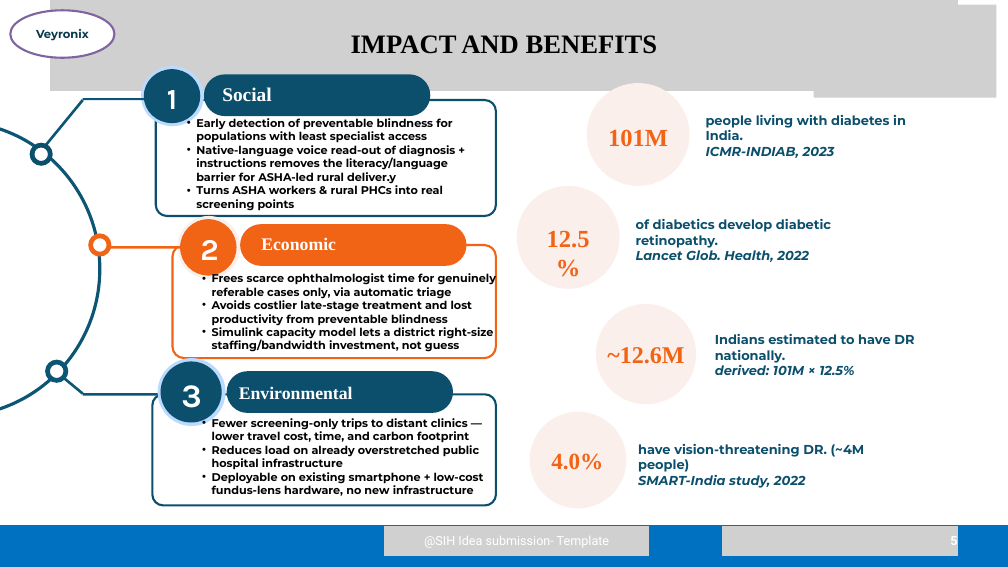
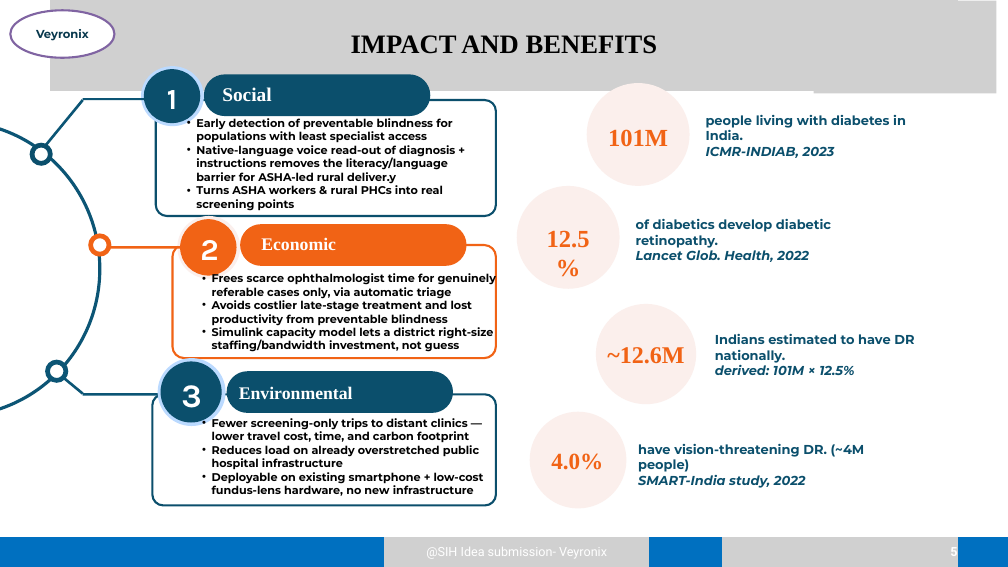
Before and after one commit to ThePhantom007/Drishti, a slide deck: slide 5 of submission/Veyronix_SIH26038_DRISHTI_PPT.pptx. Drawn at 1008x567 pixels with LibreOffice and Linux fonts; fonts in the diff are those of the drawing; grey boxes stand for pictures. Boxes give left, top, right and bottom in pixels: in the first picture for what was removed or moved away, otherwise in the second. Text is boxed around its words. In the diff, an @@ line names an element or a change of style, - is before the commit and + after.

```diff
--- a/submission/Veyronix_SIH26038_DRISHTI_PPT.pptx
+++ b/submission/Veyronix_SIH26038_DRISHTI_PPT.pptx
@@ picture moved from (x1=813, y1=5, x2=996, y2=97) to (x1=813, y1=1, x2=996, y2=93) @@
@@ freeform shape resized from (x1=0, y1=525, x2=1008, y2=567) to (x1=0, y1=537, x2=1008, y2=567) @@
@@ 2 pictures, 1 text moved together from (x1=385, y1=526, x2=958, y2=556) to (x1=385, y1=537, x2=958, y2=567) @@
@@ text at (x1=426, y1=547, x2=607, y2=558): text changed @@
-@SIH Idea submission- Template
+@SIH Idea submission- Veyronix
```
Also in this commit, not shown: 5 other slides changed, 8 other files.
